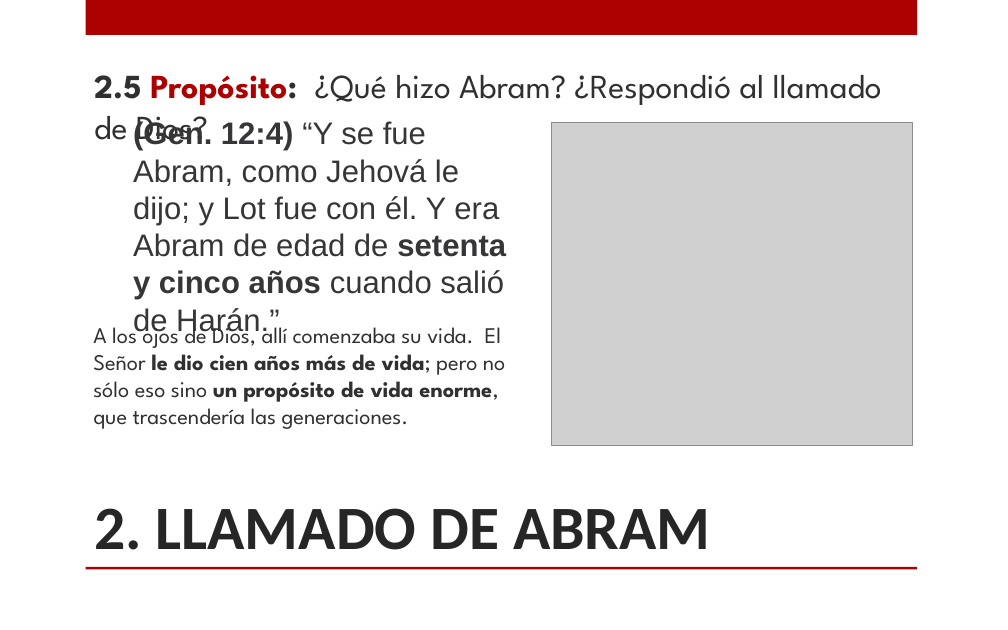
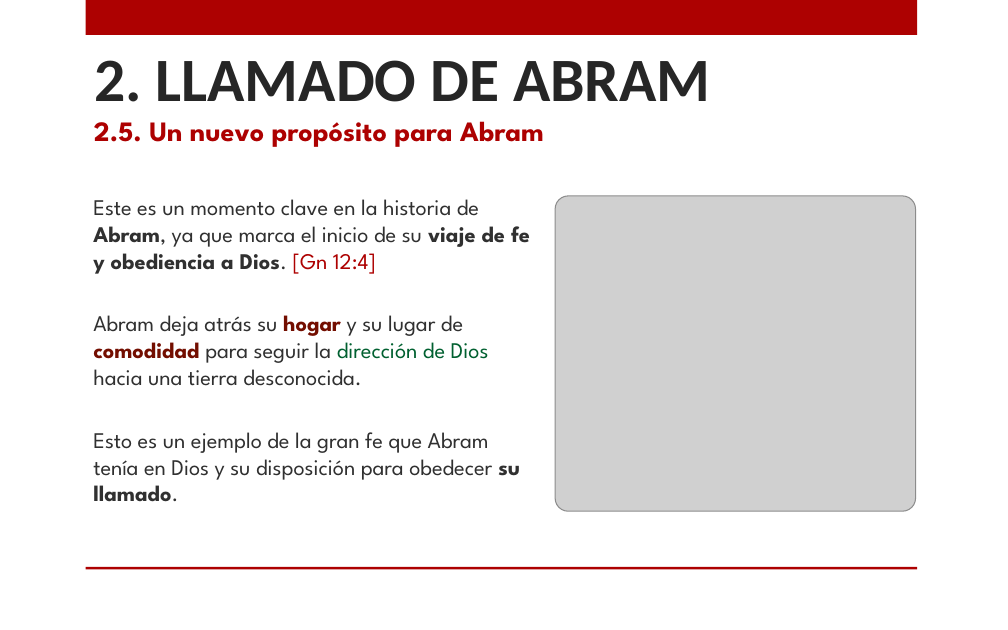
Before and after one commit to CreyTuning/documents, a slide deck: slide 8 of slideshow/Estudios Biblicos/3.-Genesis_1.pptx. Drawn at 1008x630 pixels with LibreOffice and Linux fonts; fonts in the diff are those of the drawing; grey boxes stand for pictures; background and template pictures are left out. Boxes give left, top, right and bottom in pixels: in the first picture for what was removed or moved away, otherwise in the second. Text is boxed around its words. In the diff, an @@ line names an element or a change of style, - is before the commit and + after.

```diff
--- a/slideshow/Estudios Biblicos/3.-Genesis_1.pptx
+++ b/slideshow/Estudios Biblicos/3.-Genesis_1.pptx
@@ title "2. LLAMADO DE ABRAM": place and size @@
-title "2. LLAMADO DE ABRAM" at [94, 508, 711, 550]
+title "2. LLAMADO DE ABRAM" at [94, 60, 711, 102]
@@ title "2. LLAMADO DE ABRAM" at [94, 60, 711, 102]: vertical alignment bottom to middle @@
@@ text removed at [94, 75, 882, 150] @@
-2.5 Propósito: ¿Qué hizo Abram? ¿Respondió al llamado de Dios?
@@ text added at [94, 121, 544, 147], 20 pt, text #AD0101, bold @@
+2.5. Un nuevo propósito para Abram
@@ text removed at [133, 120, 506, 337] @@
-(Gen. 12:4) “Y se fue Abram, como Jehová le dijo; y Lot fue con él. Y era Abram de edad de setenta y cinco años cuando salió de Harán.”
@@ text at [93, 199, 530, 502]: text changed @@
-A los ojos de Dios, allí comenzaba su vida. El Señor le dio cien años más de vida; pero no sólo eso sino un propósito de vida enorme, que trascendería las generaciones.
+Este es un momento clave en la historia de Abram, ya que marca el inicio de su viaje de fe y obediencia a Dios. [Gn 12:4]
+Abram deja atrás su hogar y su lugar de comodidad para seguir la dirección de Dios hacia una tierra desconocida.
+Esto es un ejemplo de la gran fe que Abram tenía en Dios y su disposición para obedecer su llamado.
@@ picture: place and size @@
-picture at [551, 122, 912, 446]
+picture at [555, 196, 916, 511]
```
Also in this commit, not shown: 12 other slides changed.
